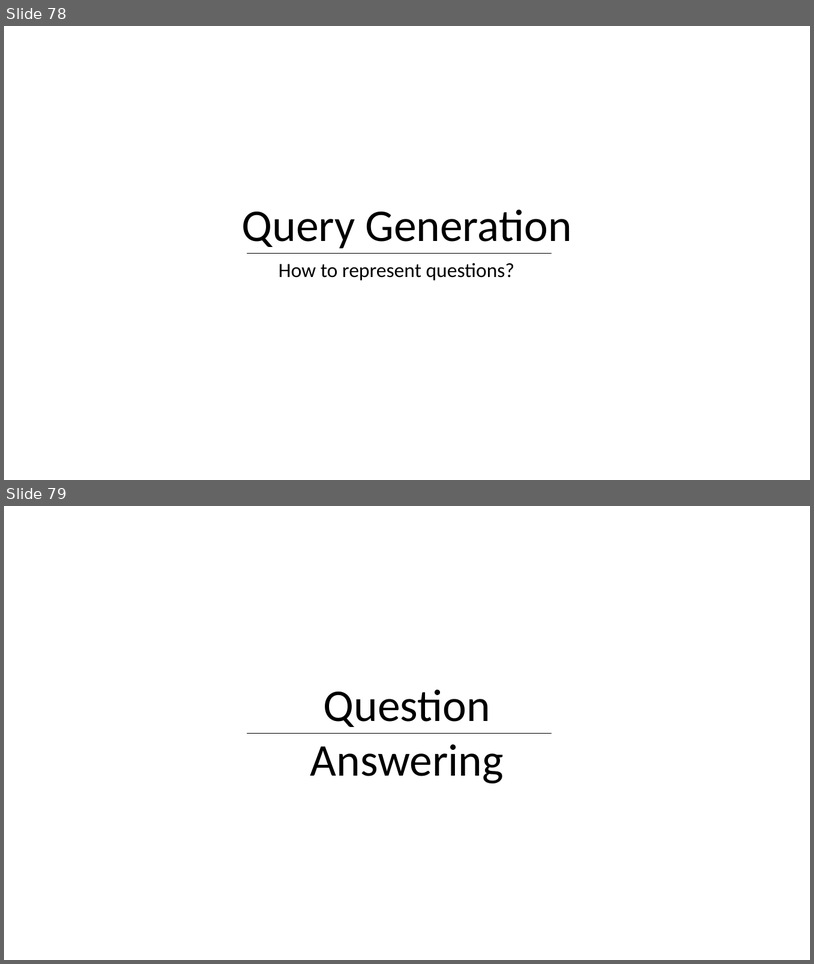
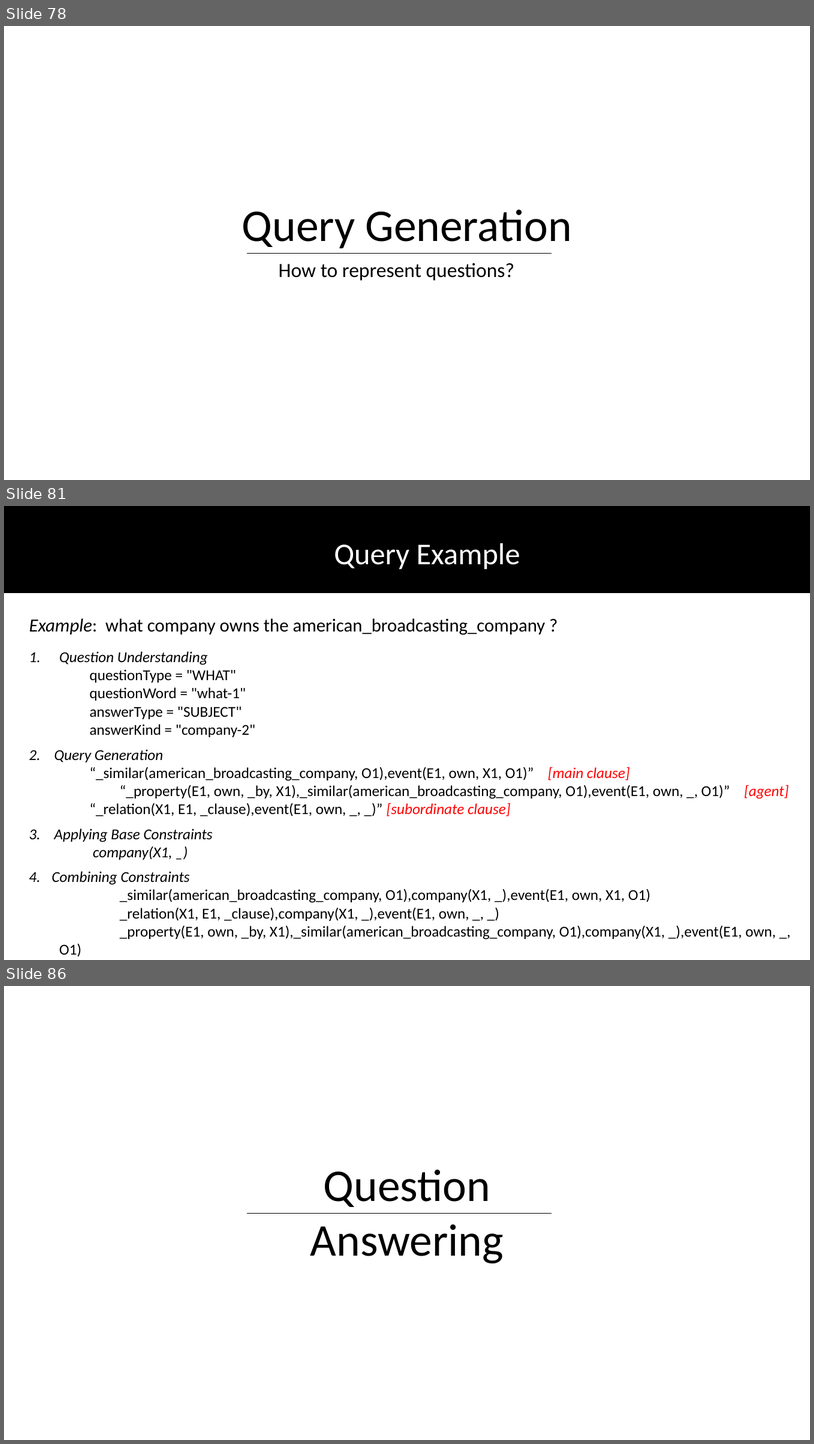
Before and after one commit to DhruvaPendharkar/thesis-project, a slide deck: Notes/ThesisPresentation.pptx. Shown one above the other, each under a label of ours: slides 78 and 79 before the commit, slides 78, 81 and 86 after it; the slides between them are not shown. The pictures are 814x964 and 814x1444 pixels, drawn with LibreOffice and Linux fonts; fonts in the diff are those of the drawing. Boxes give left, top, right and bottom in pixels: in the first picture for what was removed or moved away, otherwise in the second. Text is boxed around its words. In the diff, an @@ line names an element or a change of style, - is before the commit and + after.

```diff
--- a/Notes/ThesisPresentation.pptx
+++ b/Notes/ThesisPresentation.pptx
@@ slide 81 added at (4,506,810,960), background #FFFFFF @@
@@ rectangle added at (4,506,810,592), fill #000000, outline #000000 1 pt @@
@@ text added at (334,543,521,569), 36 pt, text #FFFFFF @@
+Query Example
@@ text added at (29,618,546,635), 22 pt, text #000000 @@
+Example: what company owns the american_broadcasting_company ?
@@ text added at (59,651,255,737), 18 pt, text #000000 @@
+1. Question Understanding
+questionType = "WHAT"
+questionWord = "what-1"
+answerType = "SUBJECT"
+answerKind = "company-2"
@@ text added at (29,749,789,816), 18 pt, text #000000 @@
+2. Query Generation
+“_similar(american_broadcasting_company, O1),event(E1, own, X1, O1)” [main clause]
+  “_property(E1, own, _by, X1),_similar(american_broadcasting_company, O1),event(E1, own, _, O1)” [agent]
+“_relation(X1, E1, _clause),event(E1, own, _, _)” [subordinate clause]
@@ text added at (29,828,213,859), 18 pt, text #000000, italic @@
+3. Applying Base Constraints
+company(X1, _)
@@ text added at (52,871,776,957), 18 pt, text #000000 @@
+4. Combining Constraints
+  _similar(american_broadcasting_company, O1),company(X1, _),event(E1, own, X1, O1)
+  _relation(X1, E1, _clause),company(X1, _),event(E1, own, _, _)
+  _property(E1, own, _by, X1),_similar(american_broadcasting_company, O1),company(X1, _),event(E1, own, _, O1)
@@ what was slide 79 is now slide 86 @@
```
Also in this commit, not shown: 1 slide changed, 6 other slides added.
